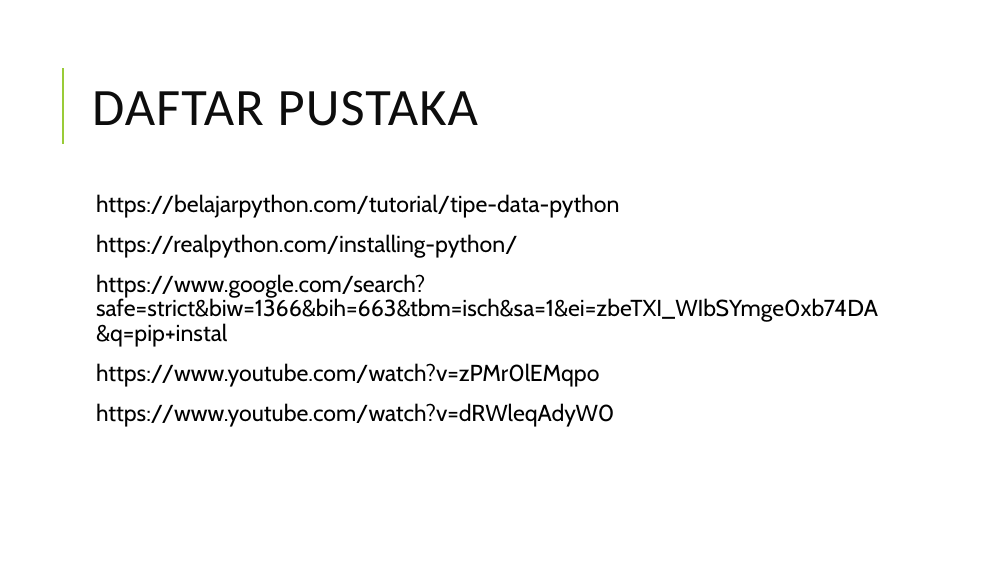
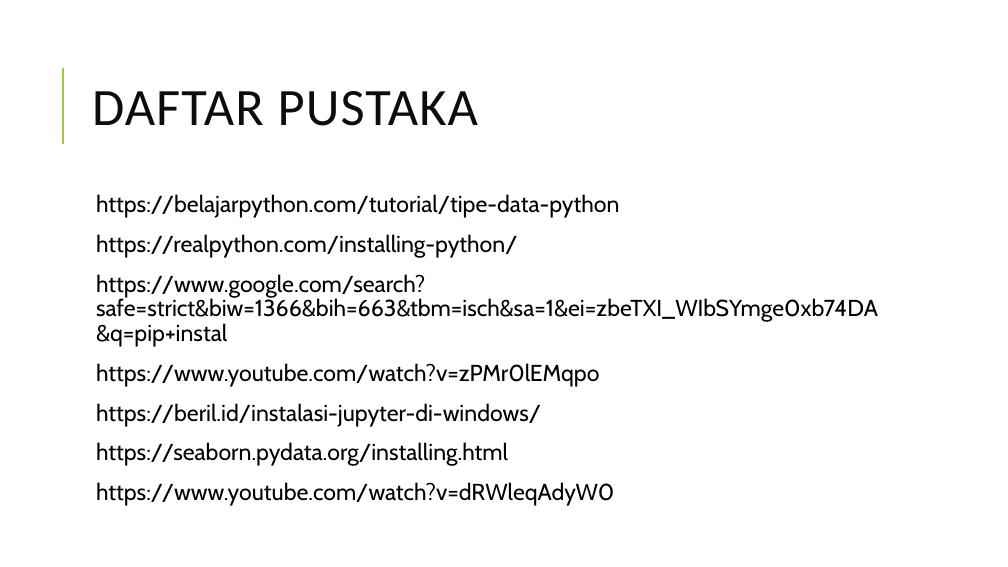
Before and after one commit to bintangdwi/PengantarDeepLearning, a slide deck: slide 31 of Tugas1/pengenalan phyton.pptx (slide 28 before the commit). Drawn at 1008x567 pixels with LibreOffice and Linux fonts; fonts in the diff are those of the drawing. Boxes give left, top, right and bottom in pixels: in the first picture for what was removed or moved away, otherwise in the second. Text is boxed around its words. In the diff, an @@ line names an element or a change of style, - is before the commit and + after.

Commit message:
Penambahan Materi
install jupyter dan seaborn

```diff
--- a/Tugas1/pengenalan phyton.pptx
+++ b/Tugas1/pengenalan phyton.pptx
@@ text at [96,403,541,466]: paragraphs added @@
+  https://beril.id/instalasi-jupyter-di-windows/
+  https://seaborn.pydata.org/installing.html
```
Also in this commit, not shown: 3 slides added, 1 other file.
